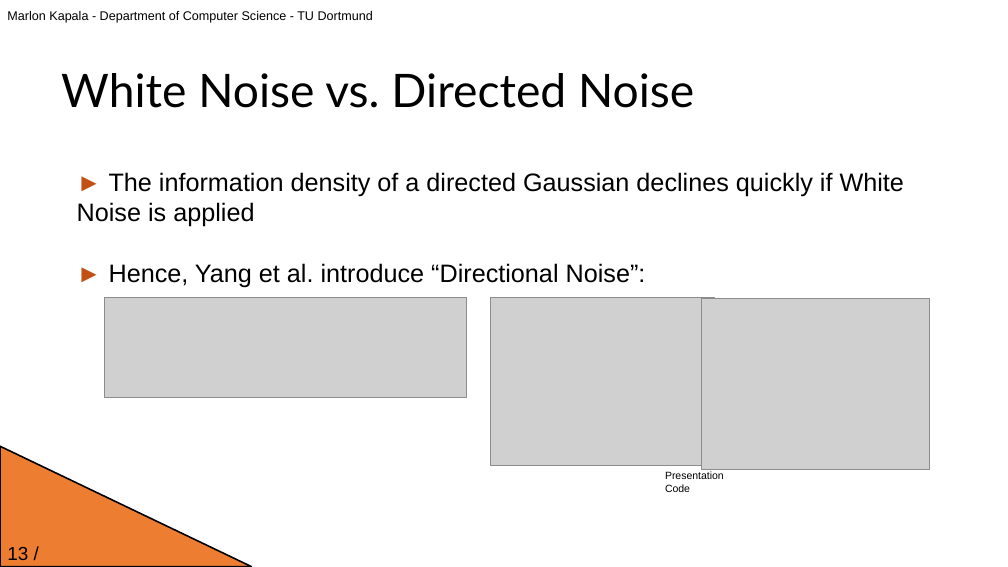
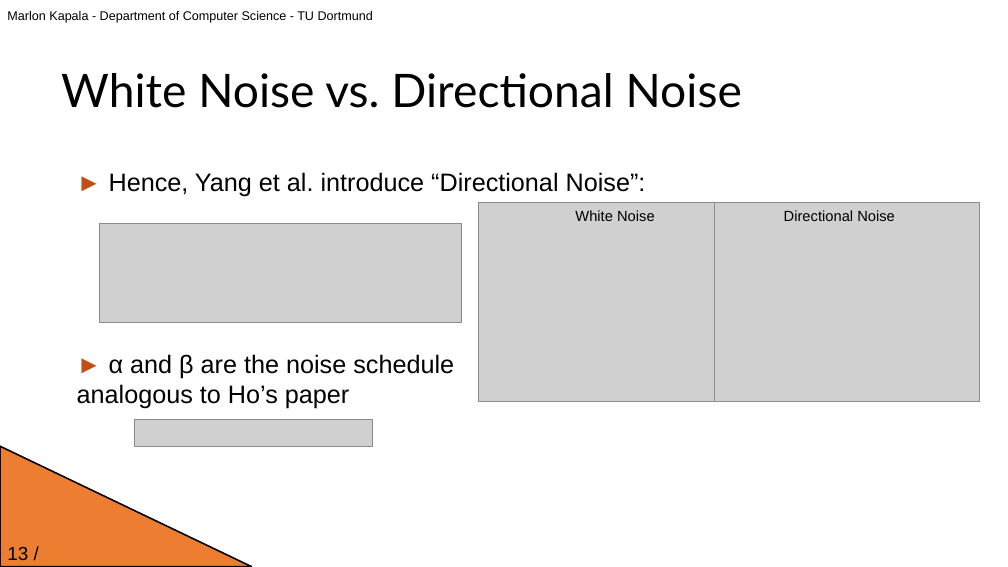
Before and after one commit to JavaLangMarlon/ddm-proseminar-tu-dortmund, a slide deck: slide 13 of presentation.pptx. Drawn at 1008x567 pixels with LibreOffice and Linux fonts; fonts in the diff are those of the drawing; grey boxes stand for pictures; background and template pictures are left out. Boxes give left, top, right and bottom in pixels: in the first picture for what was removed or moved away, otherwise in the second. Text is boxed around its words. In the diff, an @@ line names an element or a change of style, - is before the commit and + after.

```diff
--- a/presentation.pptx
+++ b/presentation.pptx
@@ text at bbox=[61, 73, 742, 108]: text changed @@
-White Noise vs. Directed Noise
+White Noise vs. Directional Noise
@@ text removed at bbox=[77, 172, 904, 288] @@
-► The information density of a directed Gaussian declines quickly if White Noise is applied
-► Hence, Yang et al. introduce “Directional Noise”:
@@ text added at bbox=[77, 172, 646, 408], 24 pt, text #000000 @@
+► Hence, Yang et al. introduce “Directional Noise”:
+► α and β are the noise schedule
+analogous to Ho’s paper
@@ picture: place and size @@
-picture at bbox=[490, 298, 714, 466]
+picture at bbox=[479, 203, 744, 402]
@@ picture: place and size @@
-picture at bbox=[702, 298, 930, 469]
+picture at bbox=[715, 203, 980, 402]
@@ picture: place and size @@
-picture at bbox=[104, 298, 467, 397]
+picture at bbox=[99, 223, 461, 322]
@@ text added at bbox=[575, 210, 655, 221], 14 pt, text #000000 @@
+White Noise
@@ text added at bbox=[784, 210, 895, 221], 14 pt, text #000000 @@
+Directional Noise
@@ picture added at bbox=[134, 420, 372, 446] @@
@@ text removed at bbox=[665, 471, 724, 492] @@
-Presentation Code
```
Also in this commit, not shown: 23 other slides changed, 1 slide added, 1 other file.
